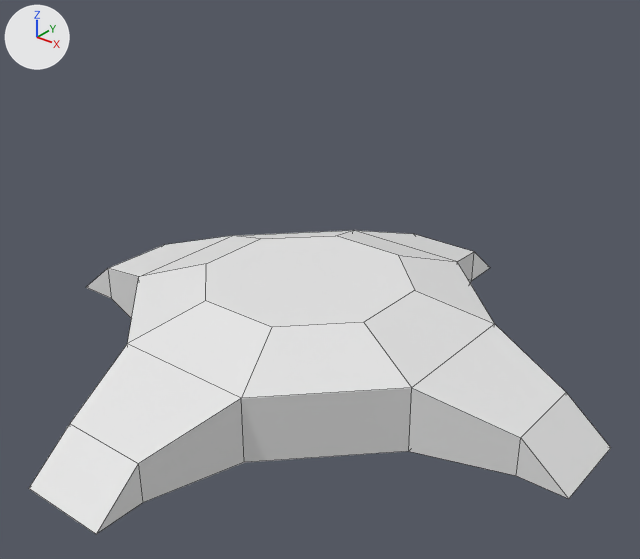
The Blender file BlendFilesForUnity/B_MachineGunTurret.blend, before and after one commit.
Before and after are seen from a 50 mm lens placed at (5.43, -6.57, 4.71), pointed at (0.31, -0.17, 0.74). The axes (+X, +Y, +Z) are drawn at upper left. The lights are the same throughout. Mesh edges are drawn as thin lines.
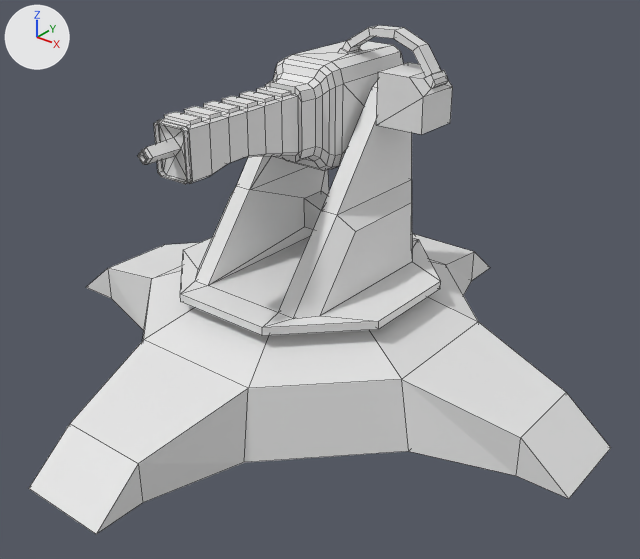
The newer file is also turned or shifted as a whole; pictures and numbers use the older file's frame.

What changed in the scene script:
```text
Change me_cylinder:
    used by ob_cylinder; location = (0.0, 0.0, 0.0); rotation_euler = (0.0, 0.0, -0.393), in degrees (0, 0, -23)
    remove me_cylinder.from_pydata(...)  # 56 vertices, 50 faces; spans x -3.23..3.23, y -3.23..3.23, z -0.35..0.62
    add me_cylinder.from_pydata(...)  # 49 vertices, 53 faces; spans x -3.23..3.23, y -3.23..3.23, z -0.35..0.62
    me_cylinder part 1
    8 vertices are removed from x -3.23..3.23, y -3.23..3.23, z -0.35
    21 faces are deleted
    8 vertices move from x -2.0..2.0, y -2.0..2.0, z 0.35 to x -1.83..1.83, y -1.83..1.83, z 0.35
    1 vertex is added at (0.0, 0.0, -0.35)
    24 new faces join them
Add me_cube_001:
    me_cube_001.from_pydata(...)  # 385 vertices, 410 faces; spans x -6.4..6.4, y -3.19..0.21, z -1.46..0.56
Add ob_cube_001:
    ob_cube_001 = bpy.data.objects.new('Cube.001', me_cube_001)
    ob_cube_001.location = (0.0, 1.11, 2.5)
    ob_cube_001.scale = (0.205, 1.0, 1.25)
```

Location of each change, [x1, y1, x2, y2] in pixels of the pictures (640 x 559 px):
'Cylinder', reshaped: before [29, 230, 611, 534]; after [29, 234, 611, 534]
'Cube.001', added: after [138, 25, 453, 336]
